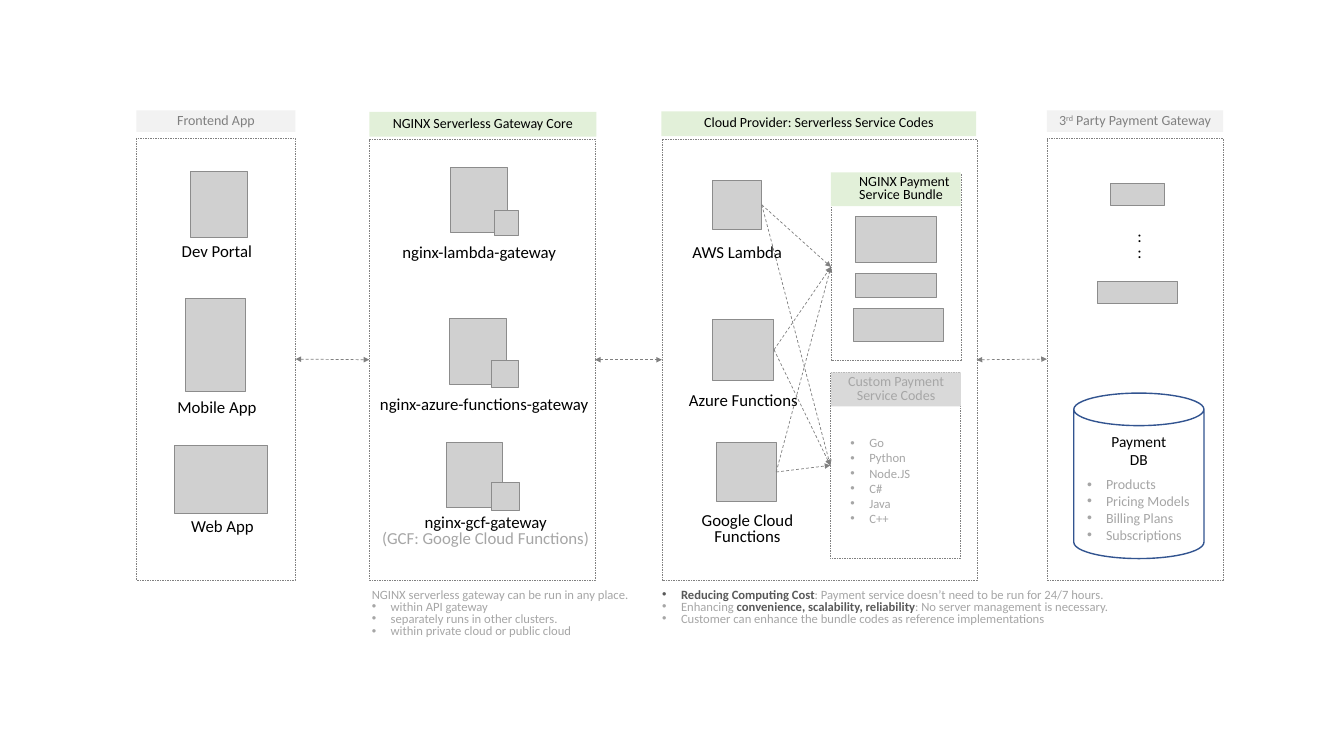
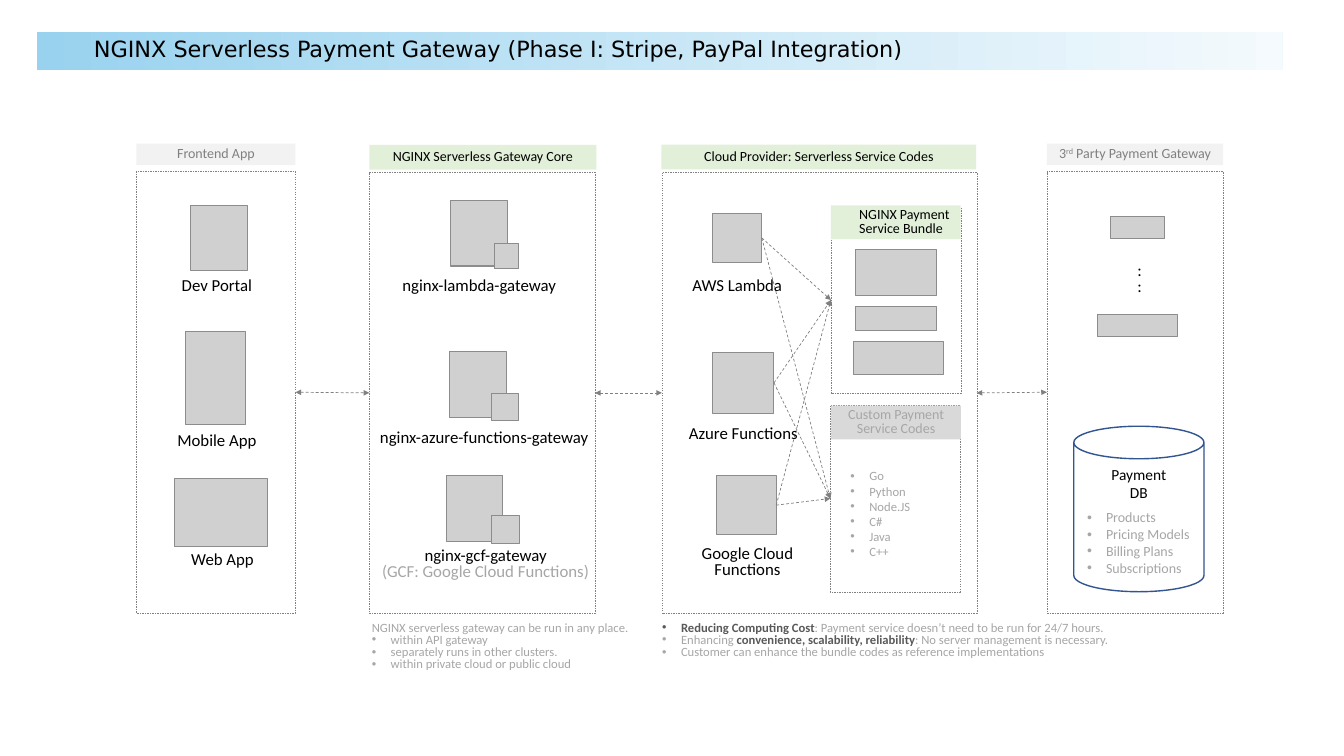
Before and after one commit to nginx-serverless/nginx-serverless-examples, a slide deck: slide 1 of docs/nginx-serverless-examples.pptx (slide 2 before the commit). Drawn at 1344x756 pixels with LibreOffice and Linux fonts; fonts in the diff are those of the drawing; grey boxes stand for pictures; background and template pictures are left out. Boxes give left, top, right and bottom in pixels: in the first picture for what was removed or moved away, otherwise in the second. Text is boxed around its words. In the diff, an @@ line names an element or a change of style, - is before the commit and + after.

```diff
--- a/docs/nginx-serverless-examples.pptx
+++ b/docs/nginx-serverless-examples.pptx
@@ rounded rectangle added at bbox=[37, 32, 1284, 70], fill gradient #99D2EF to #F7FBFD @@
@@ text added at bbox=[94, 40, 902, 62], 16 pt, text #000000 @@
+NGINX Serverless Payment Gateway (Phase I: Stripe, PayPal Integration)
@@ 16 pictures, 13 texts, 8 rectangles, 6 arrows, 3 double arrows, 1 cylinder: place and size @@
-16 pictures, 13 texts, 8 rectangles, 6 arrows, 3 double arrows, 1 cylinder at bbox=[136, 112, 1224, 637]
+16 pictures, 13 texts, 8 rectangles, 6 arrows, 3 double arrows, 1 cylinder at bbox=[136, 145, 1224, 670]
@@ 4 rectangles, 1 picture: place and size @@
-4 rectangles, 1 picture at bbox=[136, 111, 1224, 407]
+4 rectangles, 1 picture at bbox=[136, 143, 1224, 440]
```
Also in this commit, not shown: 2 other slides changed, 1 slide added, 2 other files.
